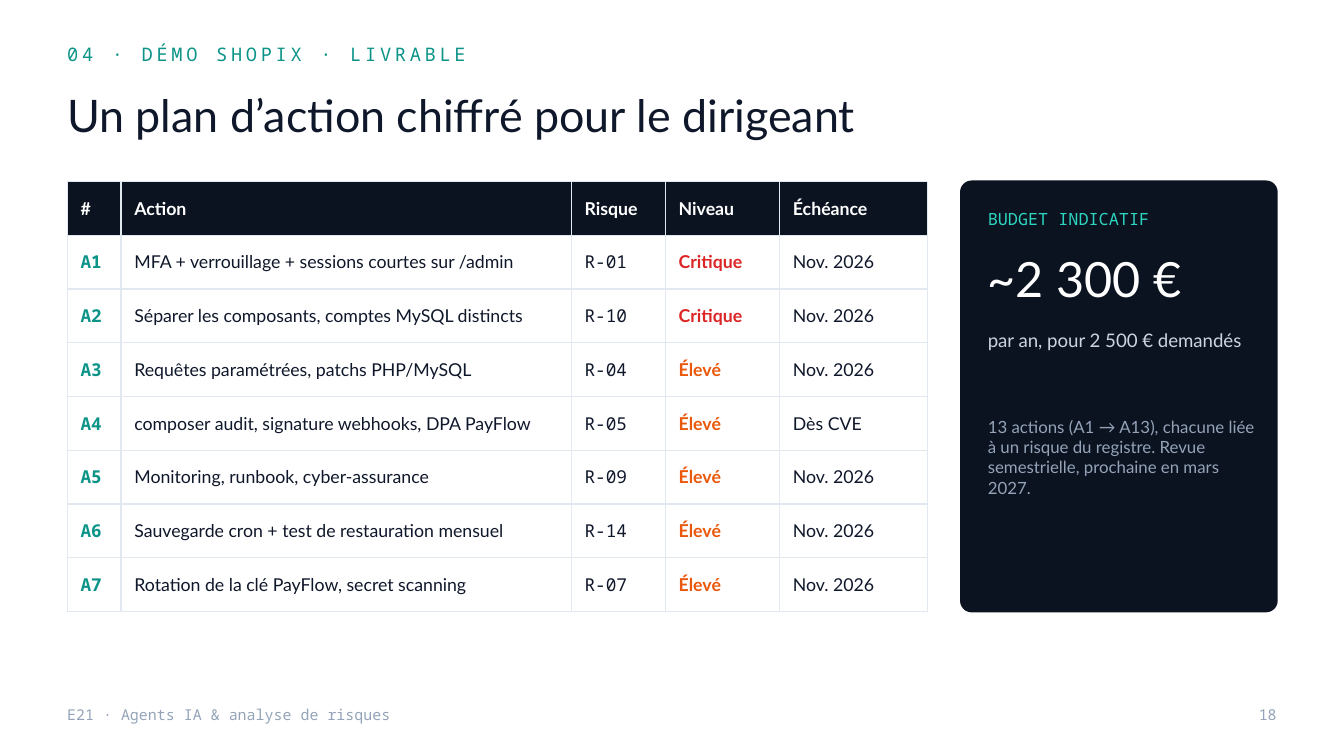
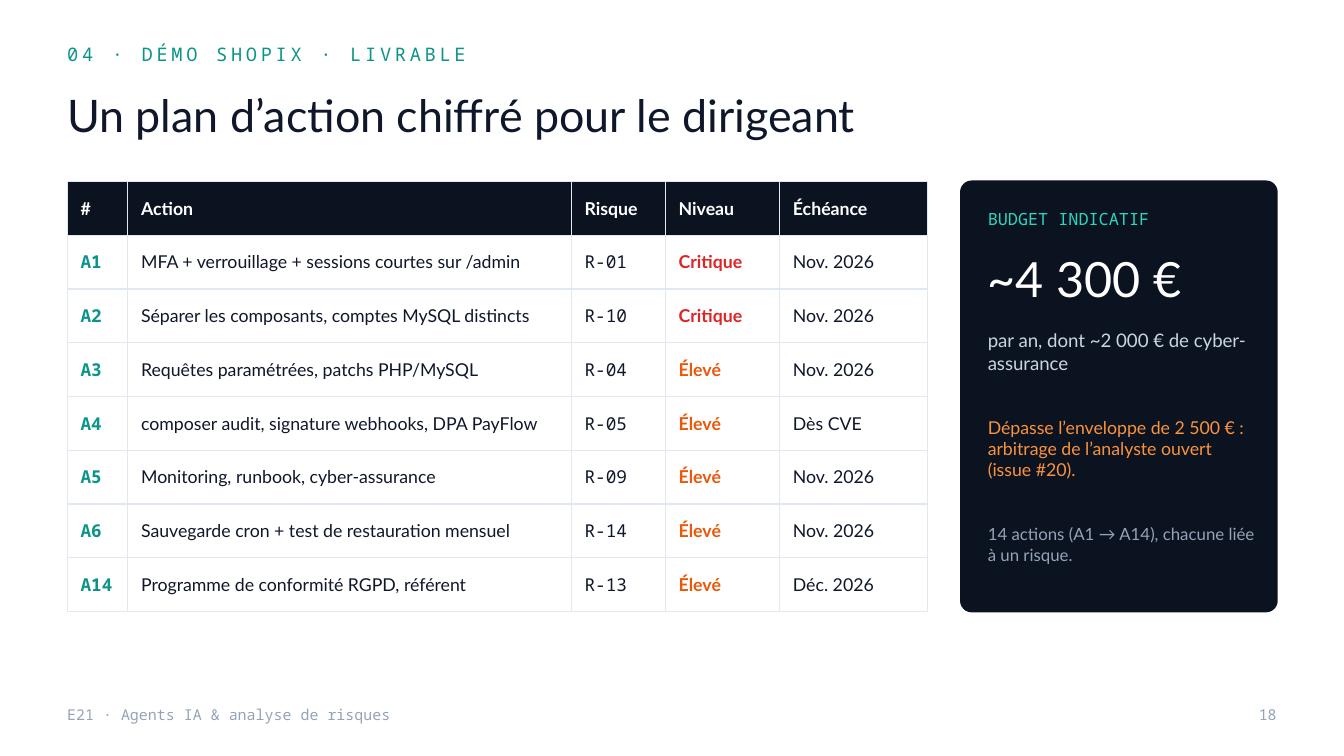
Before and after one commit to MelvinBzh/management_de_la_securite, a slide deck: slide 18 of soutenance/Soutenance_E21_Agents_IA.pptx. Drawn at 1344x756 pixels with LibreOffice and Linux fonts; fonts in the diff are those of the drawing. Boxes give left, top, right and bottom in pixels: in the first picture for what was removed or moved away, otherwise in the second. Text is boxed around its words. In the diff, an @@ line names an element or a change of style, - is before the commit and + after.

```diff
--- a/soutenance/Soutenance_E21_Agents_IA.pptx
+++ b/soutenance/Soutenance_E21_Agents_IA.pptx
@@ table at (67,181,927,612) @@
-row 8: A7 | Rotation de la clé PayFlow, secret scanning | R-07 | Élevé | Nov. 2026
+row 8: A14 | Programme de conformité RGPD, référent | R-13 | Élevé | Déc. 2026
@@ text at (988,262,1140,298): text changed @@
-~2 300 €
+~4 300 €
@@ text at (988,333,1246,370): text changed @@
-par an, pour 2 500 € demandés
+par an, dont ~2 000 € de cyber-assurance
@@ text added at (988,420,1220,479), 9.5 pt, text #FB923C @@
+Dépasse l’enveloppe de 2 500 € : arbitrage de l’analyste ouvert (issue #20).
@@ text at (988,527,1255,564): text changed @@
-13 actions (A1 → A13), chacune liée à un risque du registre. Revue semestrielle, prochaine en mars 2027.
+14 actions (A1 → A14), chacune liée à un risque.
```
Also in this commit, not shown: 20 other slides changed, 1 slide added, 1 slide removed.
